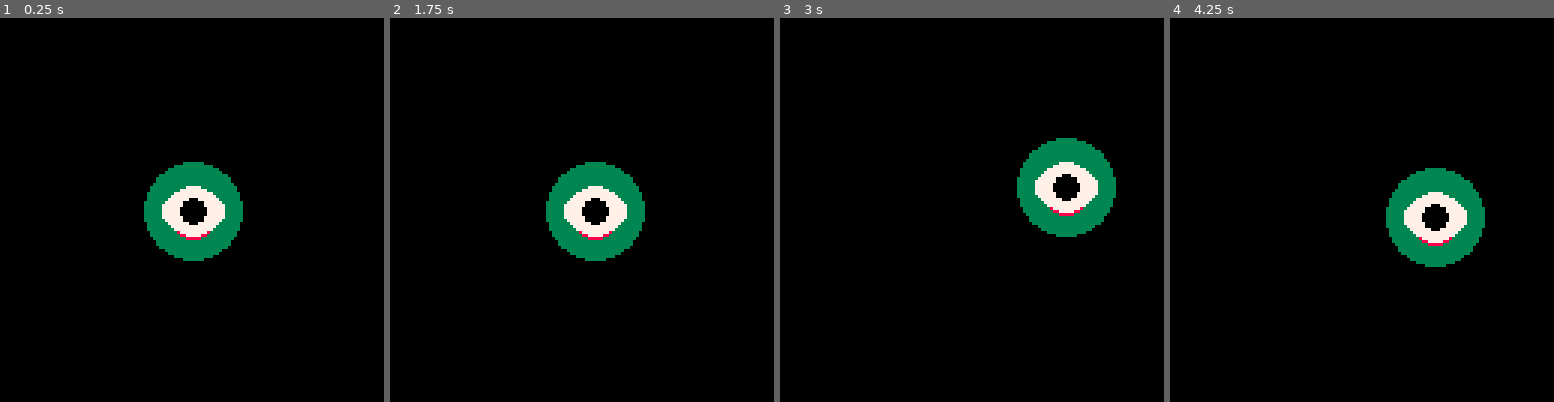
Above: before the commit, frames 1-4 (left to right).
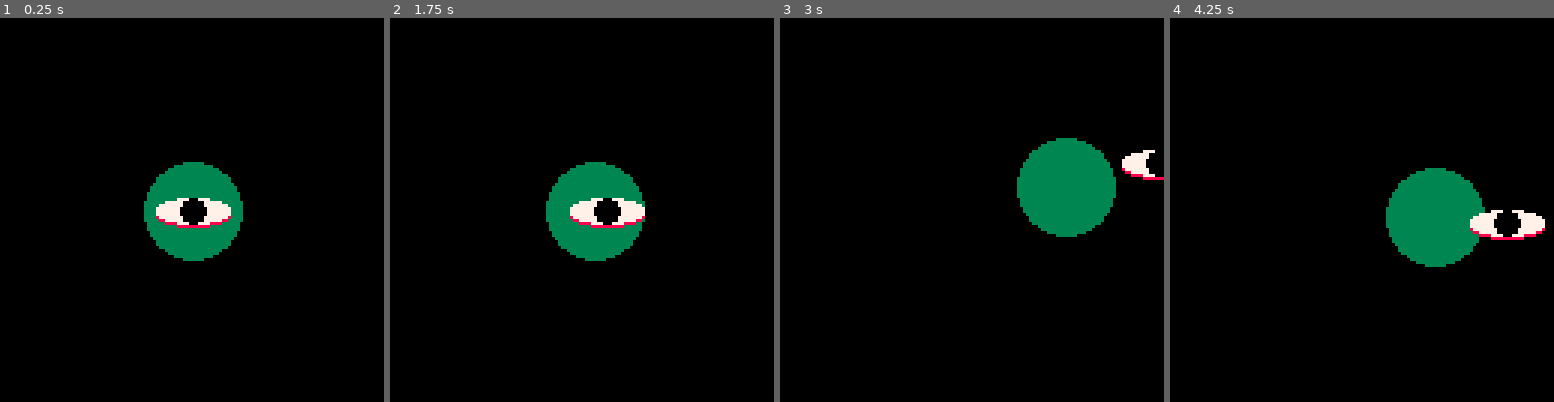
Above: after the commit, the same moments.

Repository: rcbensley/carts
Game: PICO-8 cartridge carts/buffet.p8
Same seed, same stepped clock (60 frames per second), same inputs: the game is played once before the commit and once after it.
Inputs:
- Up to frame 1 (0.25 s): no input
- Up to frame 2 (1.75 s): hold Right from 1.6 s (still down)
- Up to frame 3 (3 s): release Right at 2.1 s; hold Up 2.15-2.42 s; hold Right from 2.47 s (still down)
- Up to frame 4 (4.25 s): release Right at 3.03 s; hold Left 3.08-3.58 s; hold Down 3.63-3.97 s; hold Right from 4.02 s (still down)

The runs differ from the first frame. In frame 1, 0.8% of the frame differs, in the area x 40-61%, y 43-58%; in frame 2, 1.5%; in frame 3, 2.1%; in frame 4, 2.5%, in the area x 60-98%, y 45-60%.

Commit message:
pre-mask rolling

Diff:
--- a/carts/buffet.p8
+++ b/carts/buffet.p8
@@ -4,22 +4,50 @@
 function _init()
 	ex = 64
 	ey = 64
+	ox = 0
+	oy = 0
+	rx = 64
+	ry = 64
 end
 
 function _update()
-	if (btn(0)) then ex=ex-1 end
-	if (btn(1)) then ex=ex+1 end
-	if (btn(2)) then ey=ey-1 end
-	if (btn(3)) then ey=ey+1 end
+	if (btn(0)) then
+		ex=ex-1
+		ox=ox-1
+	end
+	if (btn(1)) then
+		ex=ex+1
+		ox=ox+1
+	end
+	if (btn(2)) then
+		ey=ey-1
+		oy=oy-1
+	end
+	if (btn(3)) then
+		ey=ey+1
+		oy=oy+1
+	end
+	if oy > 50 then
+		oy = -50
+	elseif oy < -50 then
+		oy = 50
+	end
+	if ox > 50 then
+	ox = -50
+	elseif ox < -50 then
+		ox = 50
+	end
+	rx = ex + ox
+	ry = ey + oy
 end
 
 function draweye()
 	circfill(ex, ey, 16, 3)
-	circ(ex, ey+1, 8, 8)
-	circfill(ex, ey, 8, 7)
-	circfill(ex+4, ey, 8-2, 7)
-	circfill(ex-4, ey, 8-2, 7)
-	circfill(ex, ey, 4, 0)
+--	circ(ex, ey+1, 8, 8)
+	oval(rx-12, ry-4, rx+12, ry+5, 8)
+--	circfill(ex, ey, 8, 7)
+	ovalfill(rx-12, ry-4, rx+12, ry+4, 7)
+	circfill(rx, ry, 4, 0)
 end
 
 function _draw()
